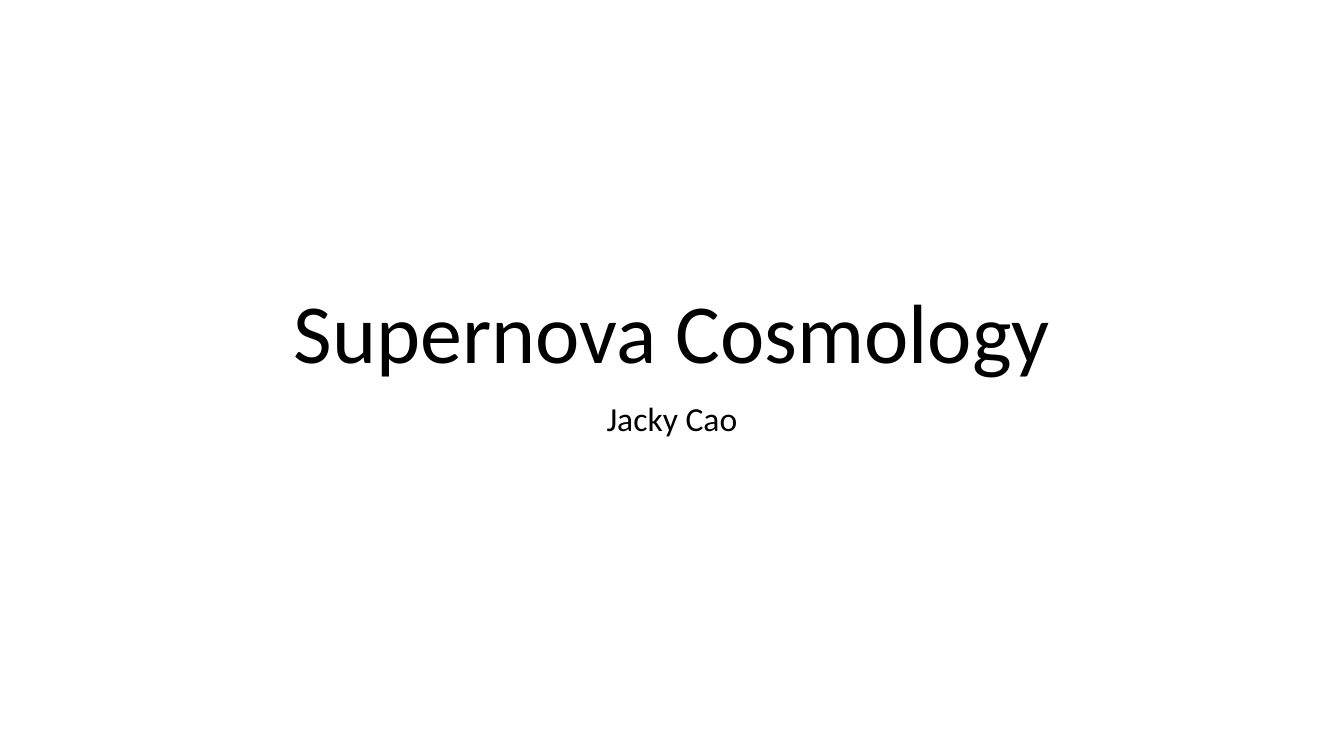
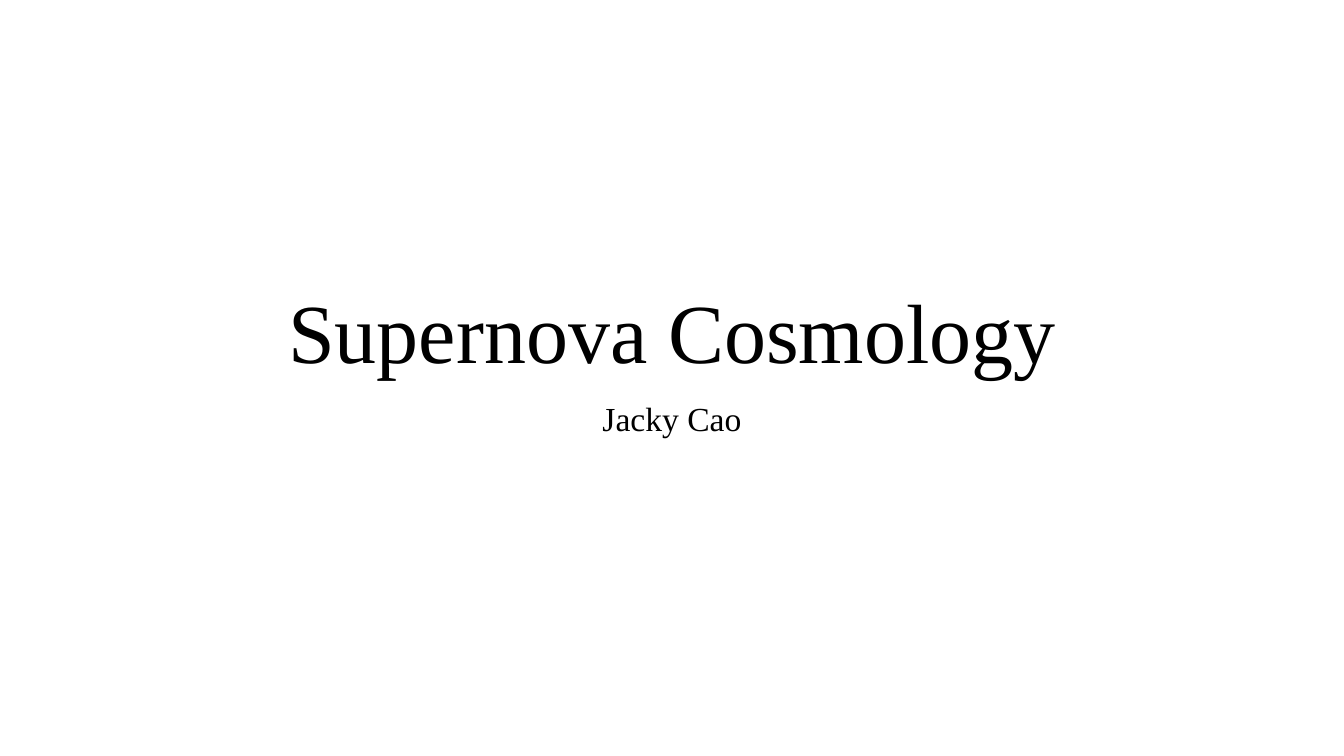
Before and after one commit to cao-jacky/degree_level3, a slide deck: slide 1 of physics_problem_solving/supernova_cosmology_jacky_cao.pptx. Drawn at 1344x756 pixels with LibreOffice and Linux fonts; fonts in the diff are those of the drawing. Boxes give left, top, right and bottom in pixels: in the first picture for what was removed or moved away, otherwise in the second. Text is boxed around its words. In the diff, an @@ line names an element or a change of style, - is before the commit and + after.

Commit message:
lab work done, presentation work for pps

```diff
--- a/physics_problem_solving/supernova_cosmology_jacky_cao.pptx
+++ b/physics_problem_solving/supernova_cosmology_jacky_cao.pptx
@@ title "Supernova Cosmology" at <box>288,304,1055,379</box>: font Calibri to Times New Roman @@
@@ subtitle "Jacky Cao" at <box>602,407,741,437</box>: font Calibri to Times New Roman @@
```
Also in this commit, not shown: 2 slides added, 1 slide removed, 17 other files.
